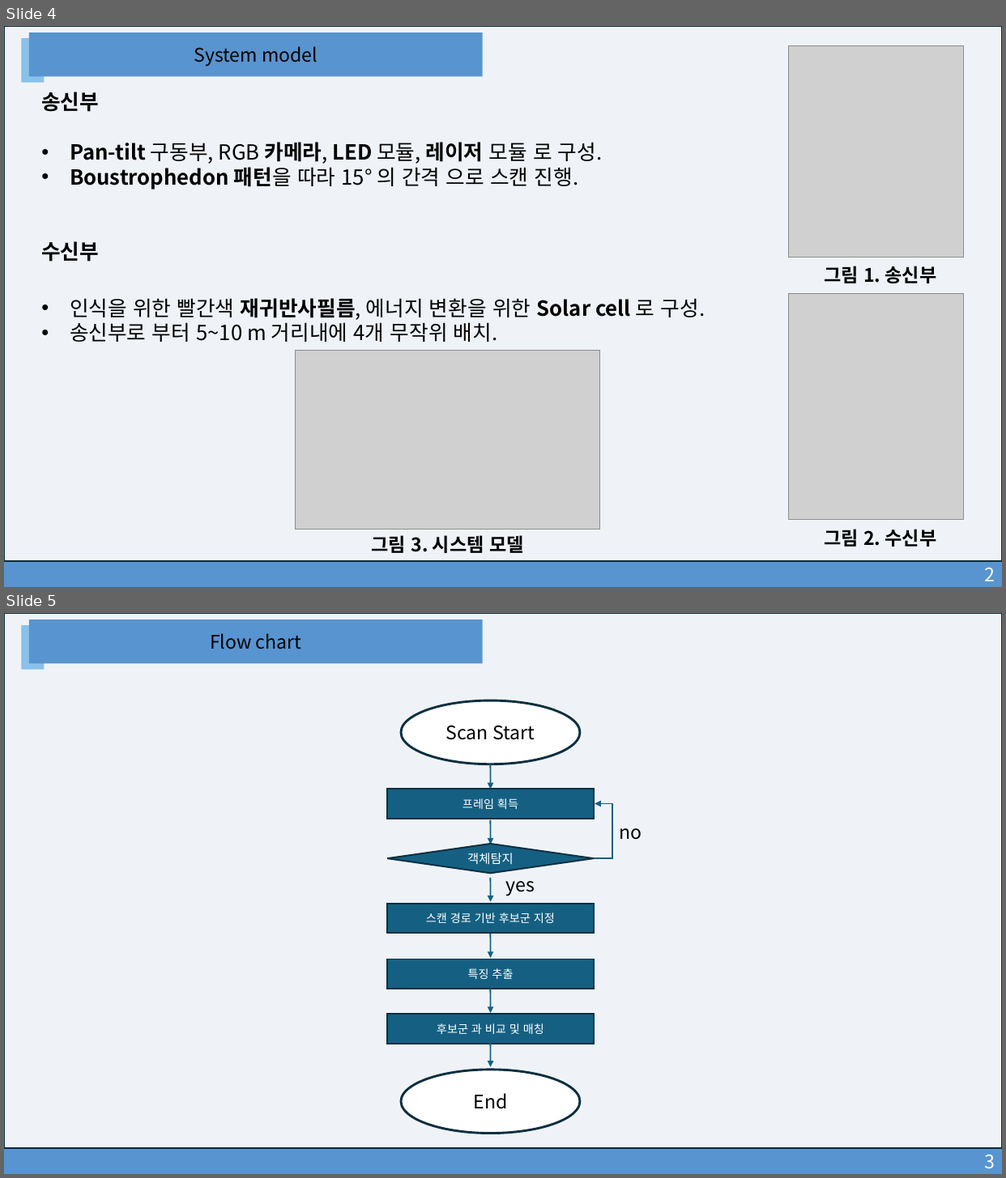
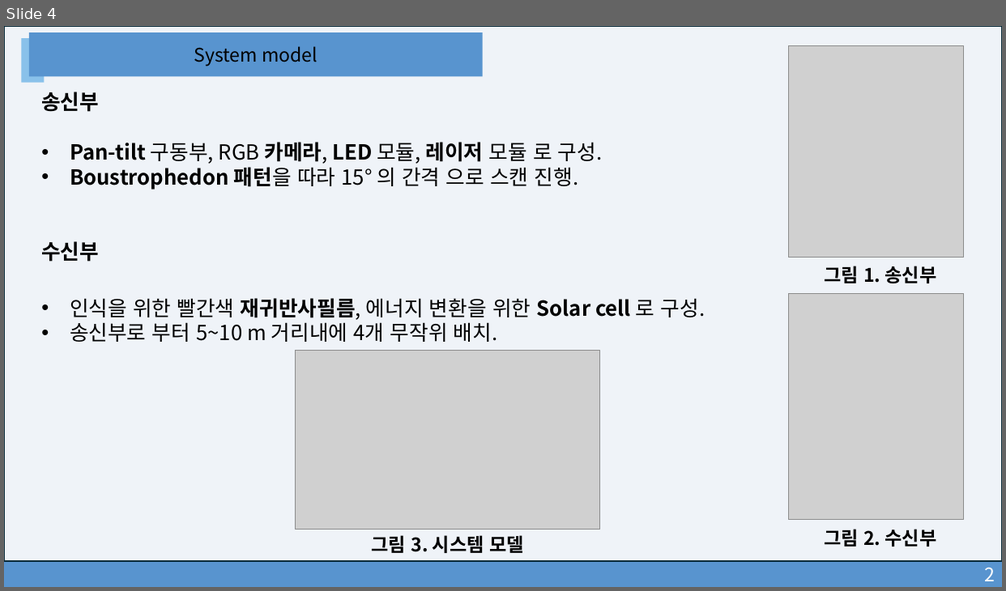
Before and after one commit to leontnhaps/DLC_system_model, a slide deck: Docs/광무선 전력 전송을 위한 Pan-Tilt 카메라 스캔 시스템에서 다중 객체 추적기법.pptx. Shown one above the other, each under a label of ours: slides 4 and 5 before the commit, slide 4 after it. The pictures are 1006x1178 and 1006x591 pixels, drawn with LibreOffice and Linux fonts; fonts in the diff are those of the drawing; grey boxes stand for pictures. Boxes give left, top, right and bottom in pixels: in the first picture for what was removed or moved away, otherwise in the second. Text is boxed around its words. In the diff, an @@ line names an element or a change of style, - is before the commit and + after.

Commit message:
refactor(mot): 중복 후보 제거, 4가지 비교 방식 구현 및 Grid 설정 개선 - hungarian_final: Type 3/5 제거, threshold 0.5 통일, GRID_SIZE 상수 추가 - comparison_test: 4가지 비교 (Grid/NoGrid × Spatial/Temporal), track merge 적용 - docs: 발표 피드백 반영하여 PPT 업데이트

```diff
--- a/Docs/광무선 전력 전송을 위한 Pan-Tilt 카메라 스캔 시스템에서 다중 객체 추적기법.pptx
+++ b/Docs/광무선 전력 전송을 위한 Pan-Tilt 카메라 스캔 시스템에서 다중 객체 추적기법.pptx
@@ slide 5 removed at box(4, 613, 1002, 1174), background #FFFFFF @@
@@ rectangle removed at box(4, 613, 1002, 1148) @@
@@ rectangle removed at box(21, 625, 44, 669) @@
@@ rectangle removed at box(28, 619, 483, 664) @@
-Flow chart
@@ elbow arrow removed from (594, 858) to (594, 804) @@
@@ text removed at box(620, 828, 642, 840) @@
-no
@@ diamond removed at box(387, 844, 594, 873) @@
-객체탐지
@@ text removed at box(506, 881, 535, 896) @@
-yes
@@ group removed at box(387, 700, 594, 1133): 6 arrows, 4 rectangles, 2 ellipses @@
-Scan Start
-프레임 획득
-End
-스캔 경로 기반 후보군 지정
-특징 추출
-후보군 과 비교 및 매칭
@@ rectangle removed at box(4, 1148, 1002, 1174) @@
-3
```
Also in this commit, not shown: 5 slides changed, 4 slides added, 2 other slides removed, 2 other files.
